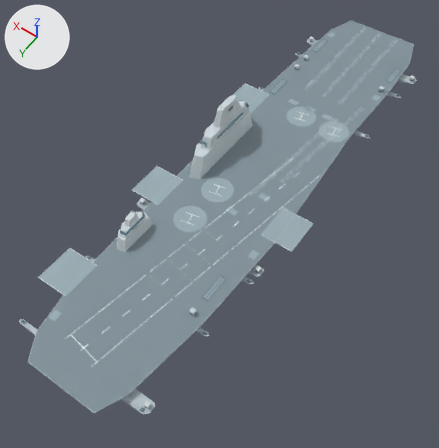
Renders of the OBJ model australis-2030/model/game-scale/ran_cvn_australis_2030.obj from each side of a commit.
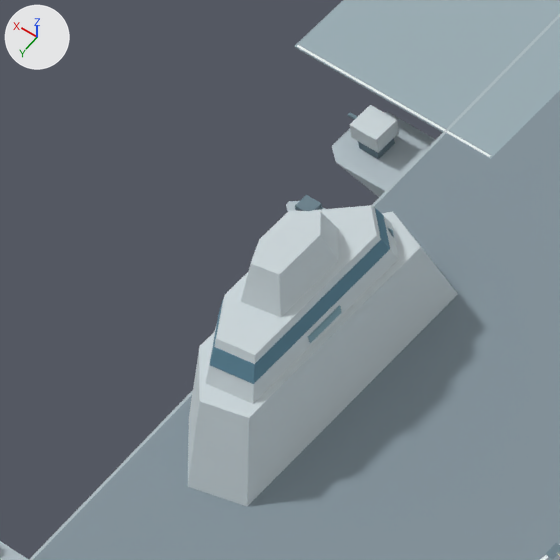
The first picture shows the older version from a 50 mm camera at (-2.06, 3.5, 4.61) aimed at (0.04, 0.55, -0.02). The close-ups show the older and then the newer version on the part from 21% to 38% of the width and 41% to 58% of the height of that picture. Only the edits that show in the close-ups are written down. Every picture has the same lights, and +X, +Y and +Z are marked at upper left. Where no turn or scale is listed for an object, it has been applied to the vertices.

The first close-up shows 'AftAviationBridge', 'AftAviationIsland', 'AftAviationWindow360_1', 'AftAviationWindow360_6', 'AftEnclosedMast', 'CIWS_Housing_2', 'CIWS_Pedestal_2', 'CIWS_Shelf_2', 'DeckEdgeLift_1', 'DeckEdge_04', 'DeckEdge_05', 'FacetedFlightDeck', 'Nulka_Launcher_3', 'Nulka_Shelf_3' and 6 more.
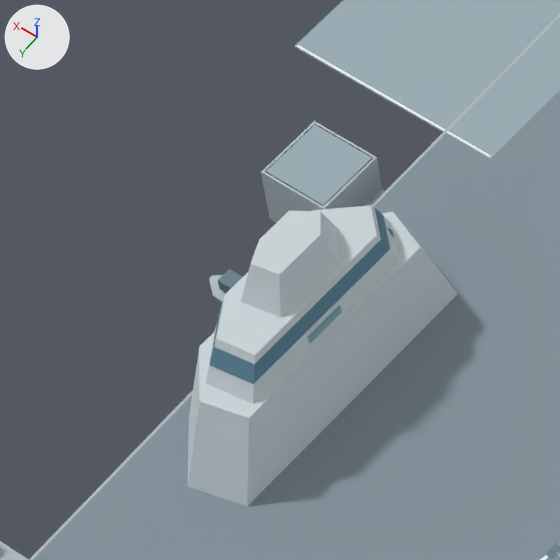
Location of each change, (x1, y1, x2, y2) in pixels of the close-ups (560 x 560 px):
'CIWS_Shelf_2', moved (mostly hidden afterwards): before (332, 112, 435, 197); after (365, 190, 385, 206)
'CIWS_Door_2_L', added: after (295, 141, 371, 205)
'CIWS_Door_2_R', added: after (266, 125, 343, 188)
'CIWS_Housing_2', moved (mostly hidden afterwards): before (350, 105, 399, 153); after (325, 183, 347, 204)
'CIWS_WellSide_2_-1', added: after (322, 156, 382, 209)
'CIWS_WellEnd_2_-1', added: after (263, 172, 323, 221)
'Nulka_Launcher_3', moved: before (295, 195, 322, 211); after (218, 269, 242, 293)
'Nulka_Shelf_3', moved (mostly hidden): before (286, 201, 325, 211); after (209, 275, 226, 302)
'CIWS_WellSide_2_1', added: after (261, 121, 316, 217)
'CIWS_Pedestal_2', moved (not visible afterwards): before (358, 138, 395, 159)
'CIWS_WellEnd_2_1', added: after (315, 122, 375, 173)
'CIWS_Lift_2', added (mostly hidden): after (290, 173, 357, 206)

Patch to the scene script:
```diff
--- a/australis-2030/model/game-scale/ran_cvn_australis_2030.obj.py
+++ b/australis-2030/model/game-scale/ran_cvn_australis_2030.obj.py
@@ me_ciws_housing_2 @@
-me_ciws_housing_2.from_pydata(...)  # 8 vertices, 12 faces; spans x 0.6193..0.663, y 0.9267..0.9675, z 0.279..0.3038
+me_ciws_housing_2.from_pydata(...)  # 8 vertices, 12 faces; spans x 0.6193..0.663, y 1.0287..1.0695, z 0.279..0.3038
+# me_ciws_housing_2 part 1: the whole mesh is moved by (0.0, 0.102, 0.0)
 me_ciws_housing_2.materials.append(mat_island)
@@ me_ciws_pedestal_2 @@
-me_ciws_pedestal_2.from_pydata(...)  # 8 vertices, 12 faces; spans x 0.6251..0.6572, y 0.9311..0.9632, z 0.2579..0.2812
+me_ciws_pedestal_2.from_pydata(...)  # 8 vertices, 12 faces; spans x 0.6251..0.6572, y 1.0331..1.0652, z 0.2579..0.2812
+# me_ciws_pedestal_2 part 2: the whole mesh is moved by (0.0, 0.102, 0.0)
 me_ciws_pedestal_2.materials.append(mat_dark)
@@ me_ciws_shelf_2 @@
-me_ciws_shelf_2.from_pydata(...)  # 12 vertices, 20 faces; spans x 0.338..0.688, y 0.896..0.998, z 0.215..0.258
+me_ciws_shelf_2.from_pydata(...)  # 12 vertices, 20 faces; spans x 0.338..0.688, y 0.998..1.1, z 0.215..0.258
+# me_ciws_shelf_2 part 3: the whole mesh is moved by (0.0, 0.102, 0.0)
 me_ciws_shelf_2.materials.append(mat_hull)
@@ me_nulka_launcher_3 @@
-me_nulka_launcher_3.from_pydata(...)  # 8 vertices, 12 faces; spans x 0.6288..0.6535, y 1.0673..1.0892, z 0.2535..0.271
+me_nulka_launcher_3.from_pydata(...)  # 8 vertices, 12 faces; spans x 0.6288..0.6535, y 1.2131..1.2349, z 0.2535..0.271
+# me_nulka_launcher_3 part 4: the whole mesh is moved by (0.0, 0.1457, 0.0)
 me_nulka_launcher_3.materials.append(mat_dark)
@@ me_nulka_shelf_3 @@
-me_nulka_shelf_3.from_pydata(...)  # 12 vertices, 20 faces; spans x 0.373..0.679, y 1.058..1.099, z 0.217..0.248
+me_nulka_shelf_3.from_pydata(...)  # 12 vertices, 20 faces; spans x 0.373..0.679, y 1.204..1.244, z 0.217..0.248
+# me_nulka_shelf_3 part 5: the whole mesh is moved by (0.0, 0.146, 0.0)
 me_nulka_shelf_3.materials.append(mat_hull)
@@ me_ciws_door_2_r @@
+me_ciws_door_2_r.from_pydata([(0.6411, 1.0958, 0.3205), (0.6878, 1.0958, 0.3205), (0.6878, 1.0958, 0.3206), (0.6411, 1.0958, 0.3206), (0.6411, 1.0025, 0.3205), (0.6878, 1.0025, 0.3205), (0.6878, 1.0025, 0.3206), (0.6411, 1.0025, 0.3206)], [], [(0, 3, 2), (0, 2, 1), (4, 5, 6), (4, 6, 7), (0, 1, 5), (0, 5, 4), (3, 7, 6), (3, 6, 2), (0, 4, 7), (0, 7, 3), (1, 2, 6), (1, 6, 5)])
+me_ciws_door_2_r.materials.append(mat_hatch)  # grey #9aadb4
@@ me_ciws_door_2_l @@
+me_ciws_door_2_l.from_pydata([(0.5945, 1.0958, 0.3205), (0.6411, 1.0958, 0.3205), (0.6411, 1.0958, 0.3206), (0.5945, 1.0958, 0.3206), (0.5945, 1.0025, 0.3205), (0.6411, 1.0025, 0.3205), (0.6411, 1.0025, 0.3206), (0.5945, 1.0025, 0.3206)], [], [(0, 3, 2), (0, 2, 1), (4, 5, 6), (4, 6, 7), (0, 1, 5), (0, 5, 4), (3, 7, 6), (3, 6, 2), (0, 4, 7), (0, 7, 3), (1, 2, 6), (1, 6, 5)])
+me_ciws_door_2_l.materials.append(mat_hatch)  # grey #9aadb4
@@ ob_ciws_wellside_2_1 @@
+ob_ciws_wellside_2_1 = bpy.data.objects.new('CIWS_WellSide_2_1', me_ciws_wellside_2_1)  # a box spanning x 0.6892..0.6921, y 0.9981..1.1001, z 0.2331..0.3206; in mat_hull (light grey #b6c3ca)
+ob_ciws_wellside_2_1.location = (0.0, 0.0, 0.0)
@@ ob_ciws_wellside_2__1 @@
+ob_ciws_wellside_2__1 = bpy.data.objects.new('CIWS_WellSide_2_-1', me_ciws_wellside_2__1)  # a box spanning x 0.5901..0.5931, y 0.9981..1.1001, z 0.2331..0.3206; in mat_hull (light grey #b6c3ca)
+ob_ciws_wellside_2__1.location = (0.0, 0.0, 0.0)
@@ ob_ciws_wellend_2_1 @@
+ob_ciws_wellend_2_1 = bpy.data.objects.new('CIWS_WellEnd_2_1', me_ciws_wellend_2_1)  # a box spanning x 0.5931..0.6892, y 0.9981..1.001, z 0.2331..0.3206; in mat_hull (light grey #b6c3ca)
+ob_ciws_wellend_2_1.location = (0.0, 0.0, 0.0)
@@ ob_ciws_wellend_2__1 @@
+ob_ciws_wellend_2__1 = bpy.data.objects.new('CIWS_WellEnd_2_-1', me_ciws_wellend_2__1)  # a box spanning x 0.5931..0.6892, y 1.0972..1.1001, z 0.2331..0.3206; in mat_hull (light grey #b6c3ca)
+ob_ciws_wellend_2__1.location = (0.0, 0.0, 0.0)
@@ ob_ciws_lift_2 @@
+ob_ciws_lift_2 = bpy.data.objects.new('CIWS_Lift_2', me_ciws_lift_2)  # a box spanning x 0.6062..0.6761, y 1.0069..1.0914, z 0.2725..0.2769; in mat_dark (greyish blue #6a818c)
+ob_ciws_lift_2.location = (0.0, 0.0, 0.0)
@@ ob_ciws_door_2_r @@
+ob_ciws_door_2_r = bpy.data.objects.new('CIWS_Door_2_R', me_ciws_door_2_r)
+ob_ciws_door_2_r.location = (0.0, 0.0, 0.0)
@@ ob_ciws_door_2_l @@
+ob_ciws_door_2_l = bpy.data.objects.new('CIWS_Door_2_L', me_ciws_door_2_l)
+ob_ciws_door_2_l.location = (0.0, 0.0, 0.0)
```
